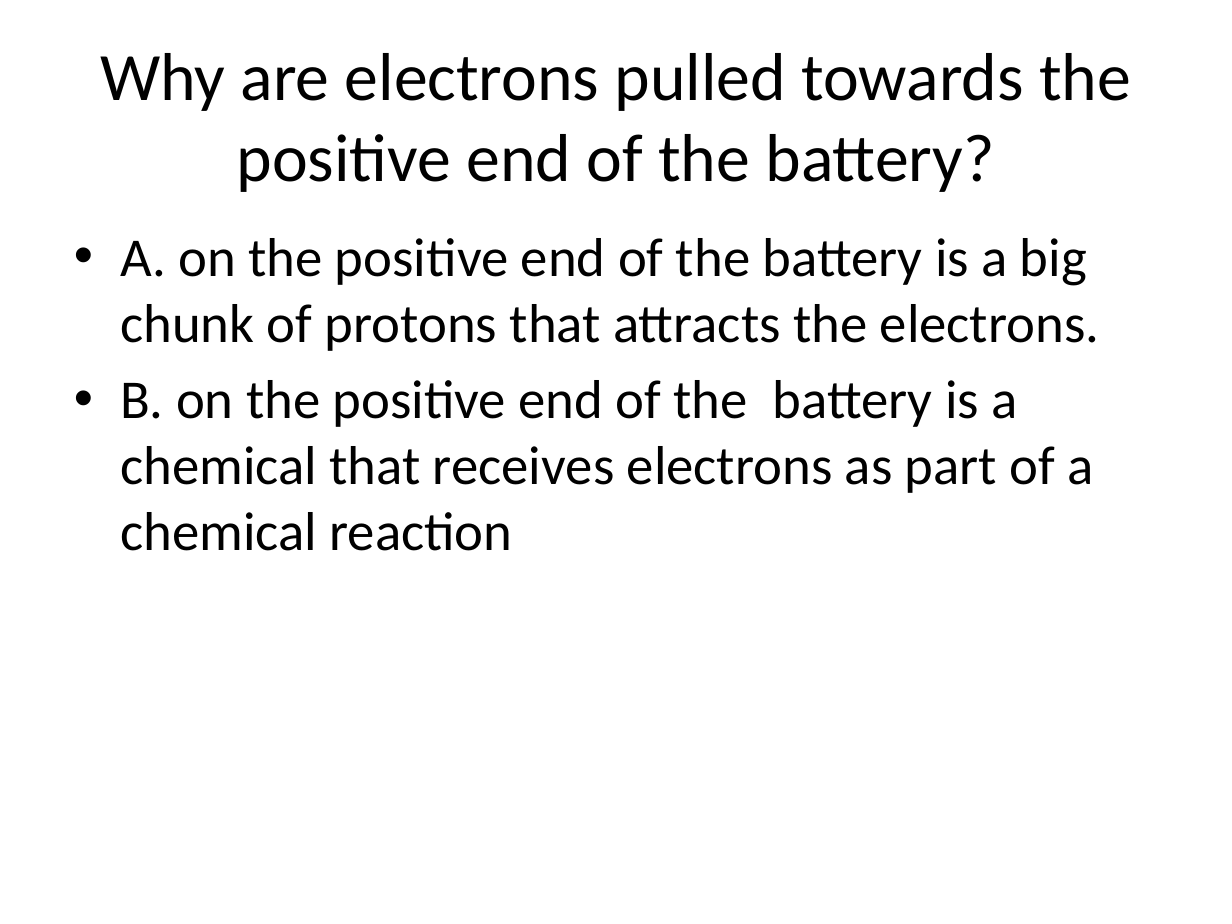
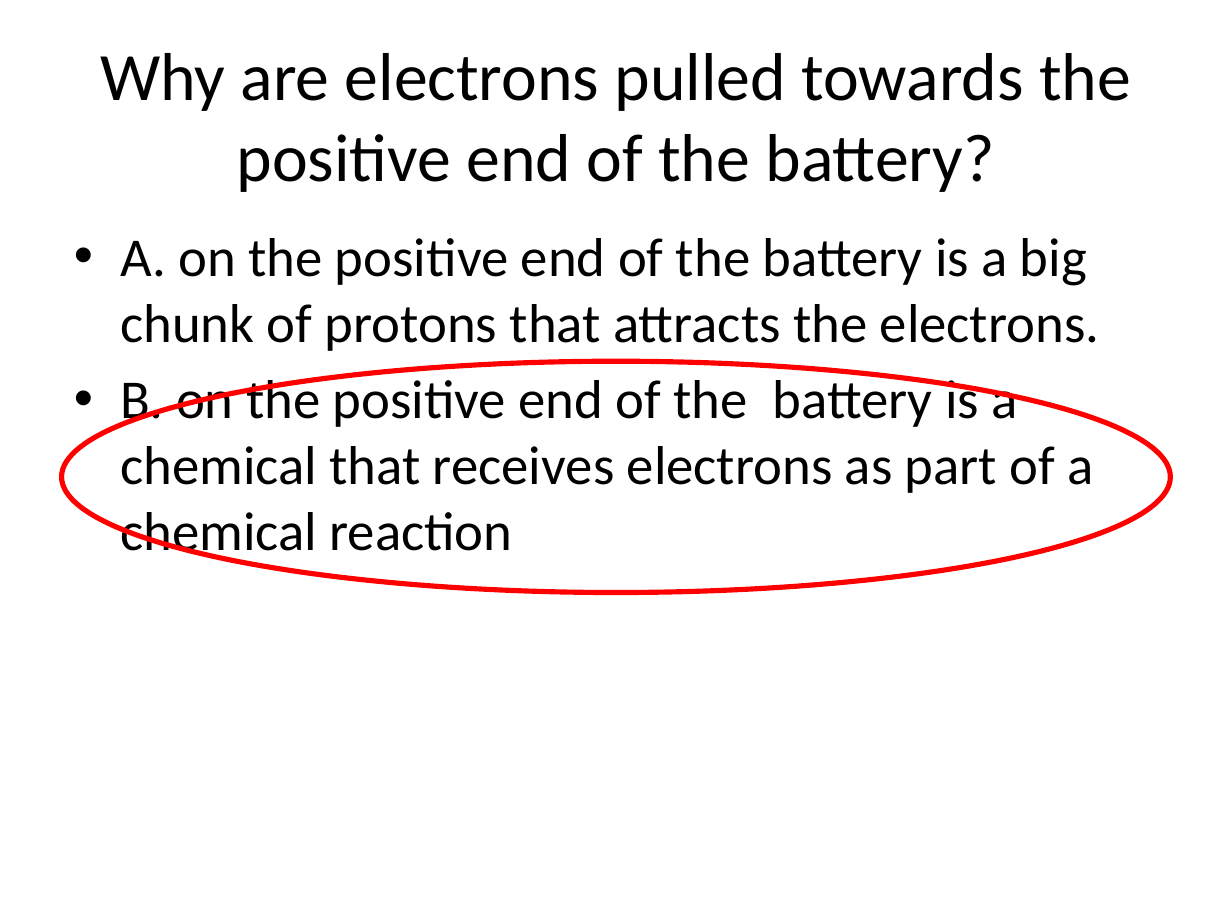
Before and after one commit to danielkuncik/teachingWebsite, a slide deck: slide 21 of public/physicsPackets/electron_motion_slideshow.pptx (slide 20 before the commit). Drawn at 1232x924 pixels with LibreOffice and Linux fonts; fonts in the diff are those of the drawing. Boxes give left, top, right and bottom in pixels: in the first picture for what was removed or moved away, otherwise in the second. Text is boxed around its words. In the diff, an @@ line names an element or a change of style, - is before the commit and + after.

```diff
--- a/public/physicsPackets/electron_motion_slideshow.pptx
+++ b/public/physicsPackets/electron_motion_slideshow.pptx
@@ ellipse added at (62, 361, 1170, 593), outline #FF0000 3 pt @@
```
Also in this commit, not shown: 4 other slides changed, 2 slides added, 1 other file.
